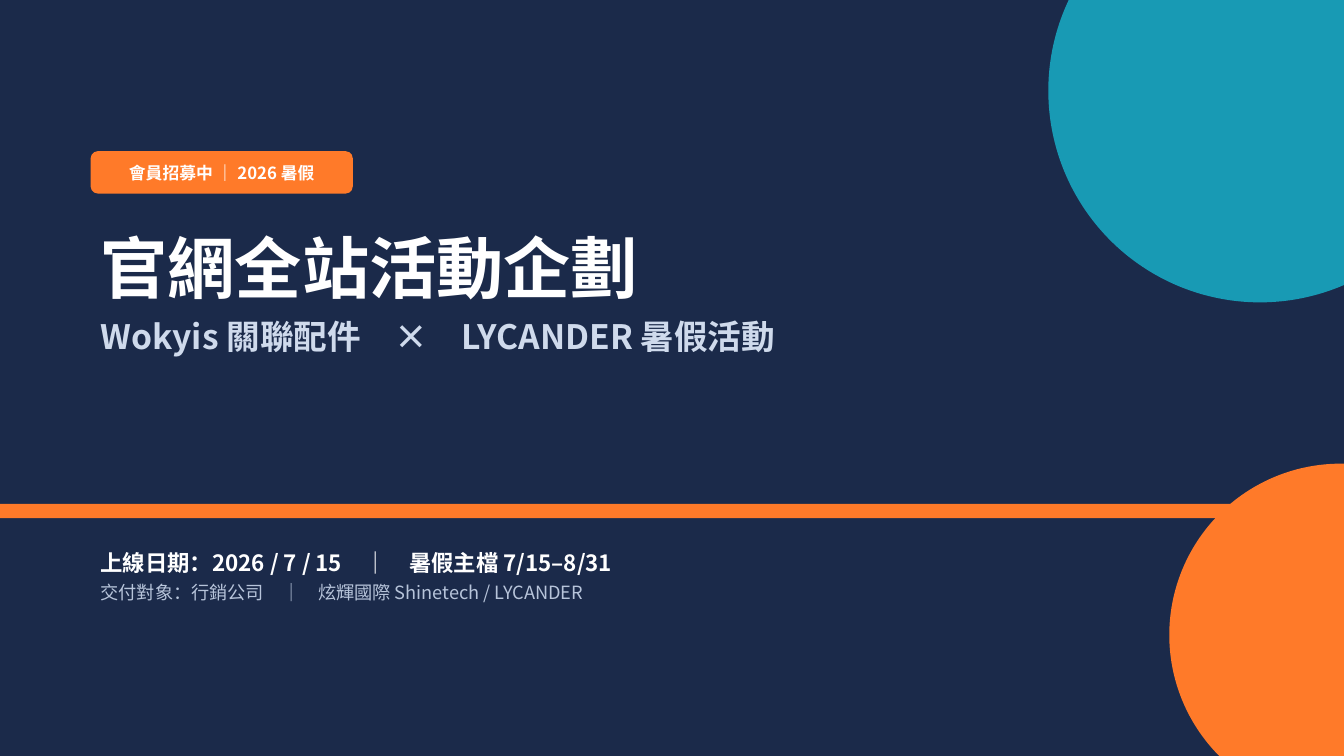
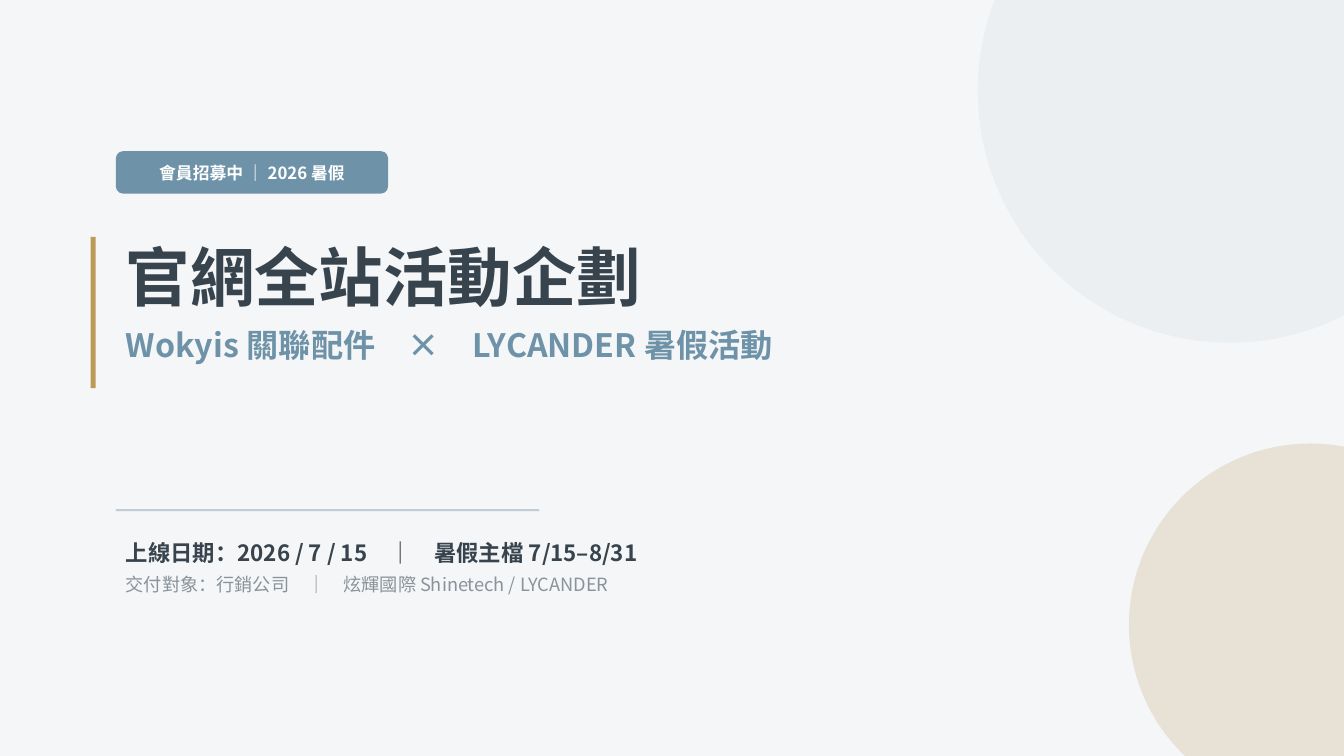
Before and after one commit to Lycander168/FrankAie-hub, a slide deck: slide 1 of projects/website-campaign-2026-0715/campaign-deck.pptx. Drawn at 1344x756 pixels with LibreOffice and Linux fonts; fonts in the diff are those of the drawing. Boxes give left, top, right and bottom in pixels: in the first picture for what was removed or moved away, otherwise in the second. Text is boxed around its words. In the diff, an @@ line names an element or a change of style, - is before the commit and + after.

```diff
--- a/projects/website-campaign-2026-0715/campaign-deck.pptx
+++ b/projects/website-campaign-2026-0715/campaign-deck.pptx
@@ rectangle at box(0, 0, 1344, 756): fill #1B2A4A to #F4F6F7 @@
@@ ellipse added at box(978, 0, 1344, 343), fill #ECEFF1 @@
@@ rounded rectangle "會員招募中 ｜ 2026 暑假": place and size @@
-rounded rectangle "會員招募中 ｜ 2026 暑假" at box(91, 151, 353, 194)
+rounded rectangle "會員招募中 ｜ 2026 暑假" at box(116, 151, 388, 194)
@@ rounded rectangle "會員招募中 ｜ 2026 暑假" at box(116, 151, 388, 194): fill #FF7A29 to #6E92A8 @@
@@ rectangle added at box(91, 237, 96, 388), fill #BD9A57 @@
@@ text "官網全站活動企劃": place and size @@
-text "官網全站活動企劃" at box(101, 235, 775, 357)
+text "官網全站活動企劃" at box(126, 246, 773, 364)
@@ text "官網全站活動企劃" at box(126, 246, 773, 364): size 48 to 46 pt, text colour #FFFFFF to #37434D in "官網全站活動企劃"; size 24 to 23 pt, text colour #CFDAEC to #6E92A8 in "Wokyis 關聯配件 × LYCANDER 暑假活動"; more space between paragraphs @@
@@ ellipse: place and size @@
-ellipse at box(1049, 0, 1344, 302)
+ellipse at box(1129, 444, 1344, 756)
@@ ellipse at box(1129, 444, 1344, 756): fill #189AB4 to #E7E1D6 @@
@@ ellipse removed at box(1170, 464, 1344, 756) @@
@@ rectangle removed at box(0, 504, 1344, 518) @@
@@ rectangle added at box(116, 509, 539, 511), fill #C2CCD4 @@
@@ text "上線日期：2026 / 7 / 15 ...": place and size @@
-text "上線日期：2026 / 7 / 15 ..." at box(101, 552, 612, 601)
+text "上線日期：2026 / 7 / 15 ..." at box(126, 542, 637, 593)
@@ text "上線日期：2026 / 7 / 15 ..." at box(126, 542, 637, 593): text colour #FFFFFF to #37434D in "上線日期：2026 / 7 / 15 ｜ 暑假主檔 ..."; text colour #B7C4DA to #8A939B in "交付對象：行銷公司 ｜ 炫輝國際 Shinetech / LYCANDER"; more space between paragraphs @@
```
Also in this commit, not shown: 19 other slides changed, 1 other file.
